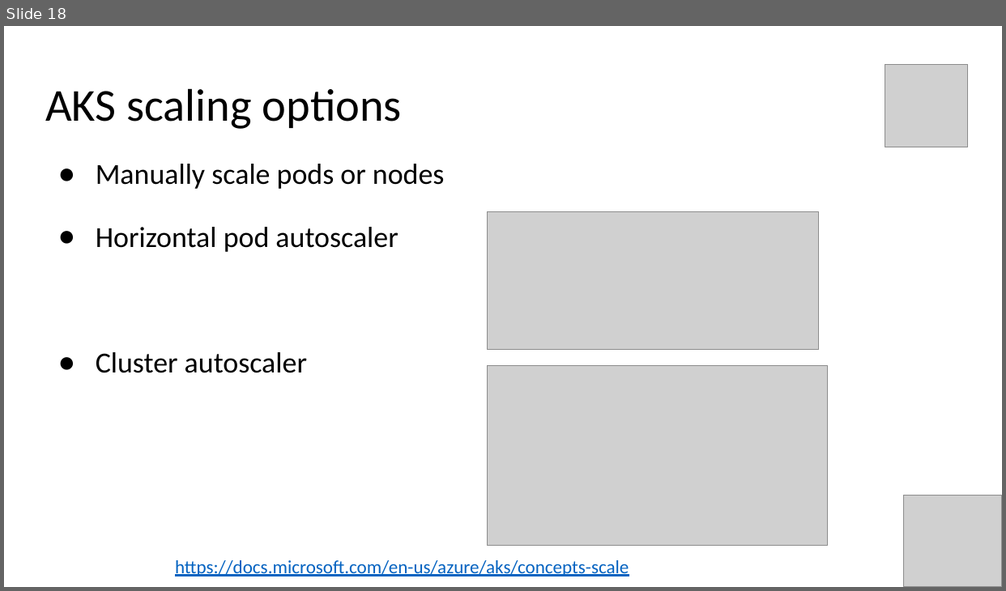
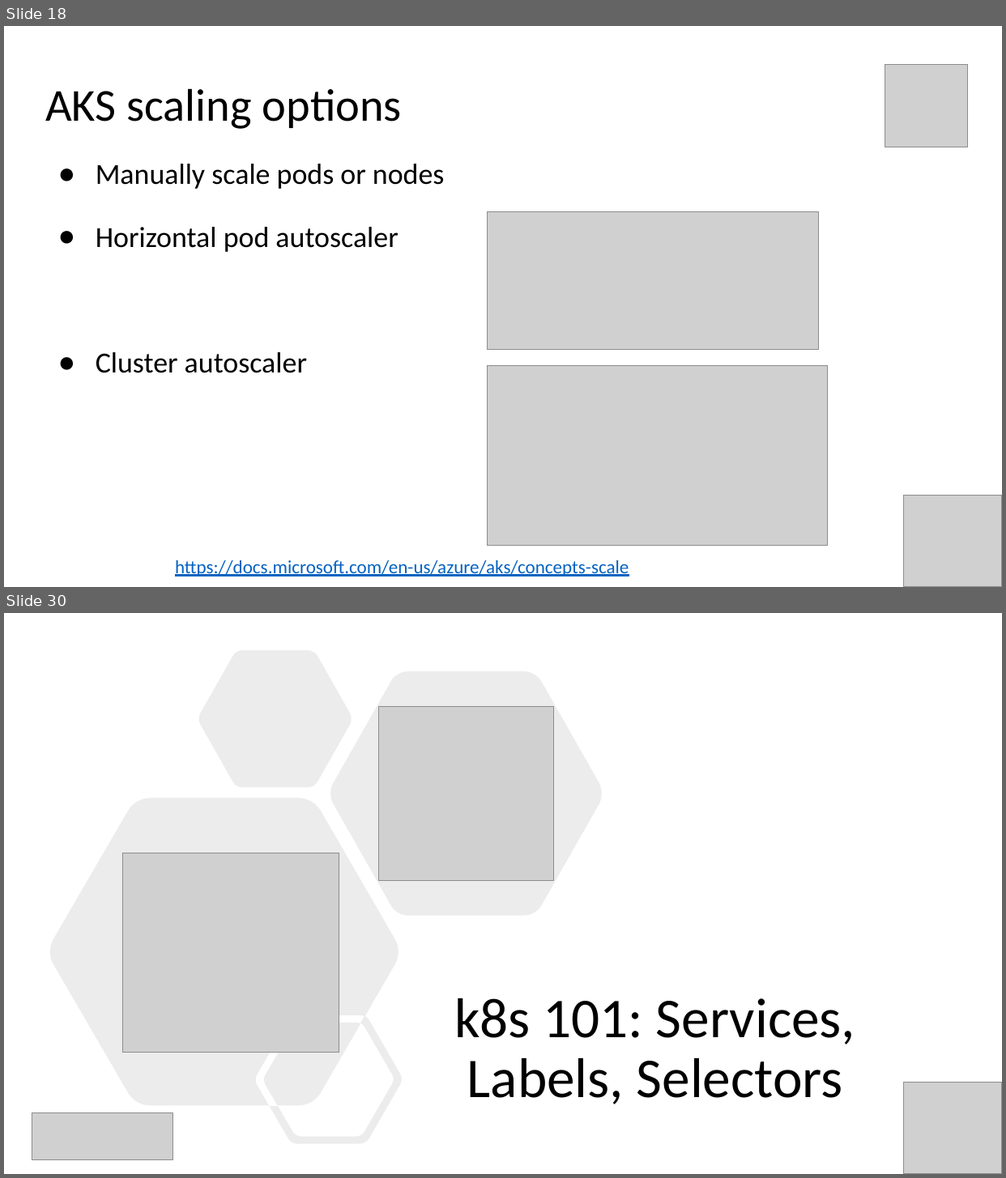
Before and after one commit to evgenyb/aks-workshops, a slide deck: 01-aks-and-k8s-101/slides/Introduction to AKS.pptx. Shown one above the other, each under a label of ours: slide 18 before the commit, slides 18 and 30 after it; the slides between them are not shown. The pictures are 1006x591 and 1006x1178 pixels, drawn with LibreOffice and Linux fonts; fonts in the diff are those of the drawing; grey boxes stand for pictures. Boxes give left, top, right and bottom in pixels: in the first picture for what was removed or moved away, otherwise in the second. Text is boxed around its words. In the diff, an @@ line names an element or a change of style, - is before the commit and + after.

```diff
--- a/01-aks-and-k8s-101/slides/Introduction to AKS.pptx
+++ b/01-aks-and-k8s-101/slides/Introduction to AKS.pptx
@@ slide 30 added at (x1=4, y1=613, x2=1002, y2=1174), background #FFFFFF @@
@@ freeform shape added at (x1=50, y1=650, x2=602, y2=1144), fill #808080 at 15% opacity @@
@@ picture added at (x1=379, y1=706, x2=553, y2=880) @@
@@ picture added at (x1=123, y1=854, x2=339, y2=1053) @@
@@ text added at (x1=454, y1=999, x2=855, y2=1105), 54 pt, text #000000 @@
+k8s 101: Services, Labels, Selectors
@@ picture added at (x1=904, y1=1082, x2=1002, y2=1174) @@
@@ picture added at (x1=32, y1=1114, x2=173, y2=1161) @@
```
Also in this commit, not shown: 1 slide changed, 14 other slides added, 2 other files.
